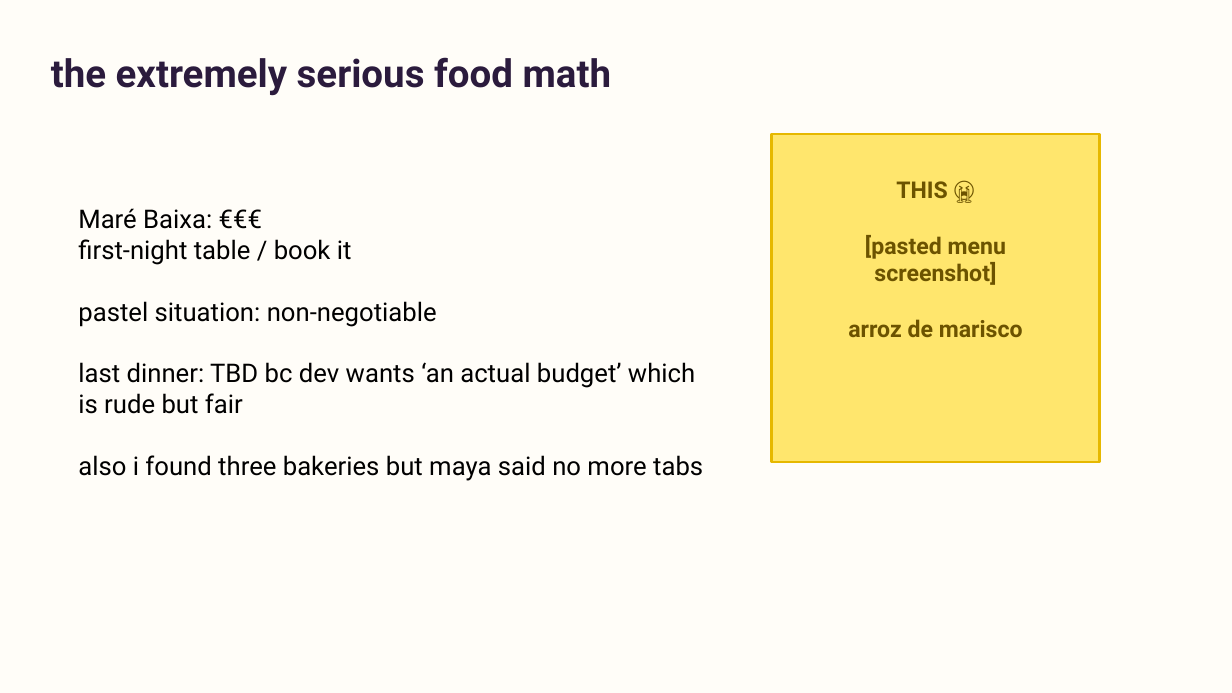
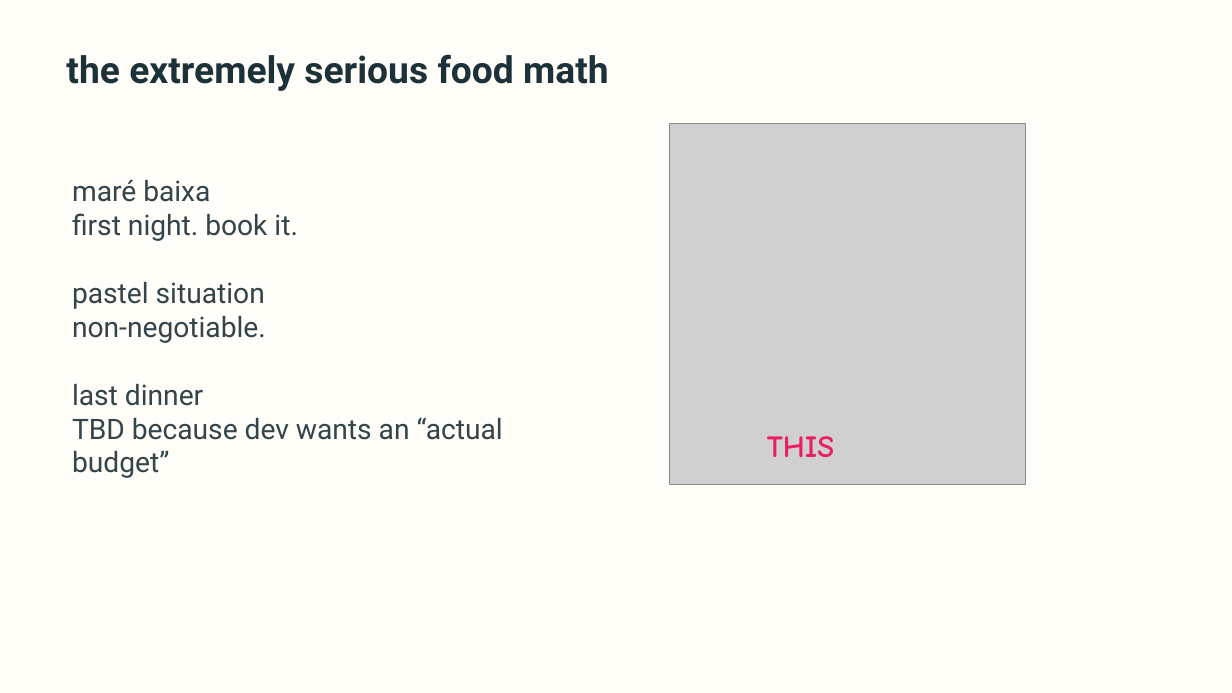
Before and after one commit to guneetsingh097/LisbonDemo, a slide deck: slide 6 of planning-documents/priya-food-and-activity-pitch.pptx. Drawn at 1232x693 pixels with LibreOffice and Linux fonts; fonts in the diff are those of the drawing; grey boxes stand for pictures. Boxes give left, top, right and bottom in pixels: in the first picture for what was removed or moved away, otherwise in the second. Text is boxed around its words. In the diff, an @@ line names an element or a change of style, - is before the commit and + after.

```diff
--- a/planning-documents/priya-food-and-activity-pitch.pptx
+++ b/planning-documents/priya-food-and-activity-pitch.pptx
@@ text "the extremely serious food math": place and size @@
-text "the extremely serious food math" at (51, 57, 611, 96)
+text "the extremely serious food math" at (66, 54, 609, 91)
@@ text "the extremely serious food math" at (66, 54, 609, 91): size 30 to 29 pt, text colour #2B1B3D to #1C3238 @@
@@ picture added at (670, 124, 1026, 484) @@
@@ rectangle removed at (772, 134, 1100, 462) @@
@@ text at (72, 180, 503, 478): text changed; size 20 to 22 pt; text colour #000000 to #33454B @@
-Maré Baixa: €€€
-first-night table / book it
-pastel situation: non-negotiable
-last dinner: TBD bc dev wants ‘an actual budget’ which is rude but fair
-also i found three bakeries but maya said no more tabs
+maré baixa
+first night. book it.
+pastel situation
+non-negotiable.
+last dinner
+TBD because dev wants an “actual budget”
@@ text at (767, 436, 834, 457): text changed; size 18 to 24 pt; font Roboto to Comic Neue; text colour #6C5300 to #E91E63 @@
-THIS 😭
-[pasted menu
-screenshot]
-arroz de marisco
+THIS
```
Also in this commit, not shown: 5 other slides changed, 1 slide added, 1 slide removed, 9 other files.
